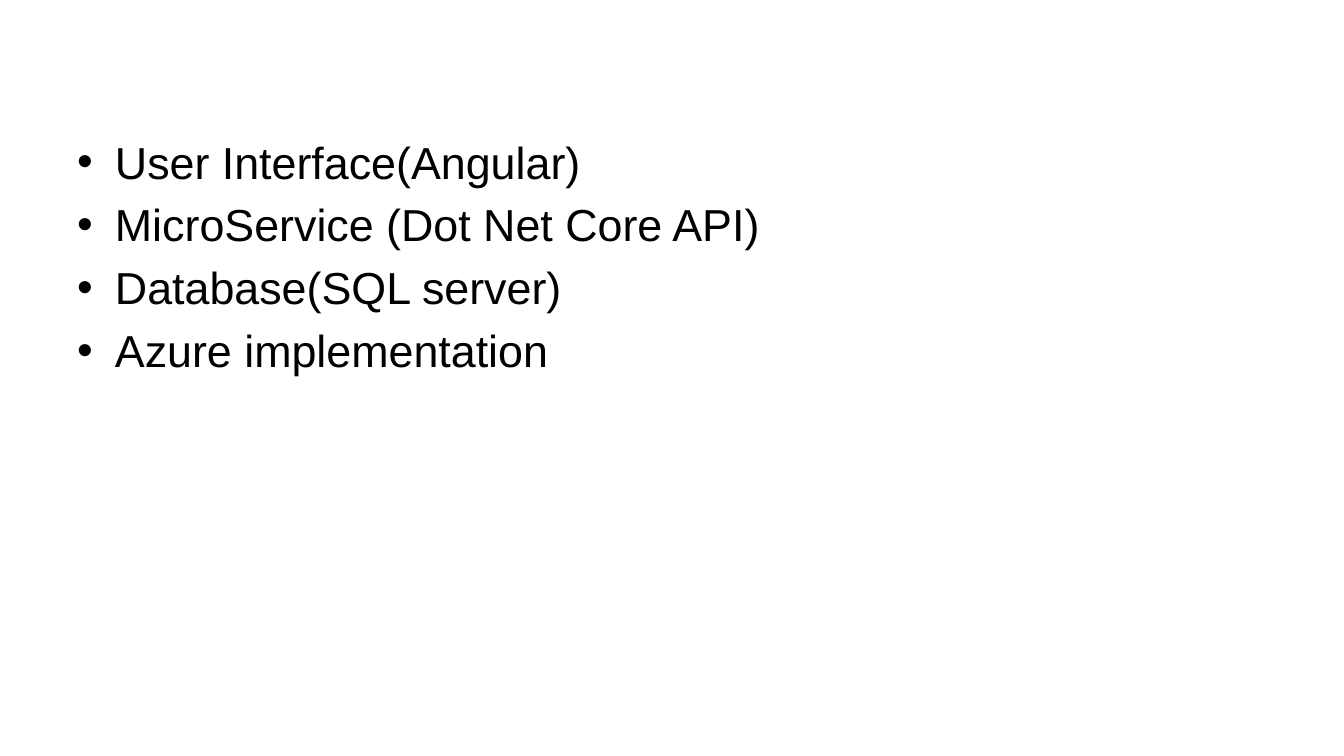
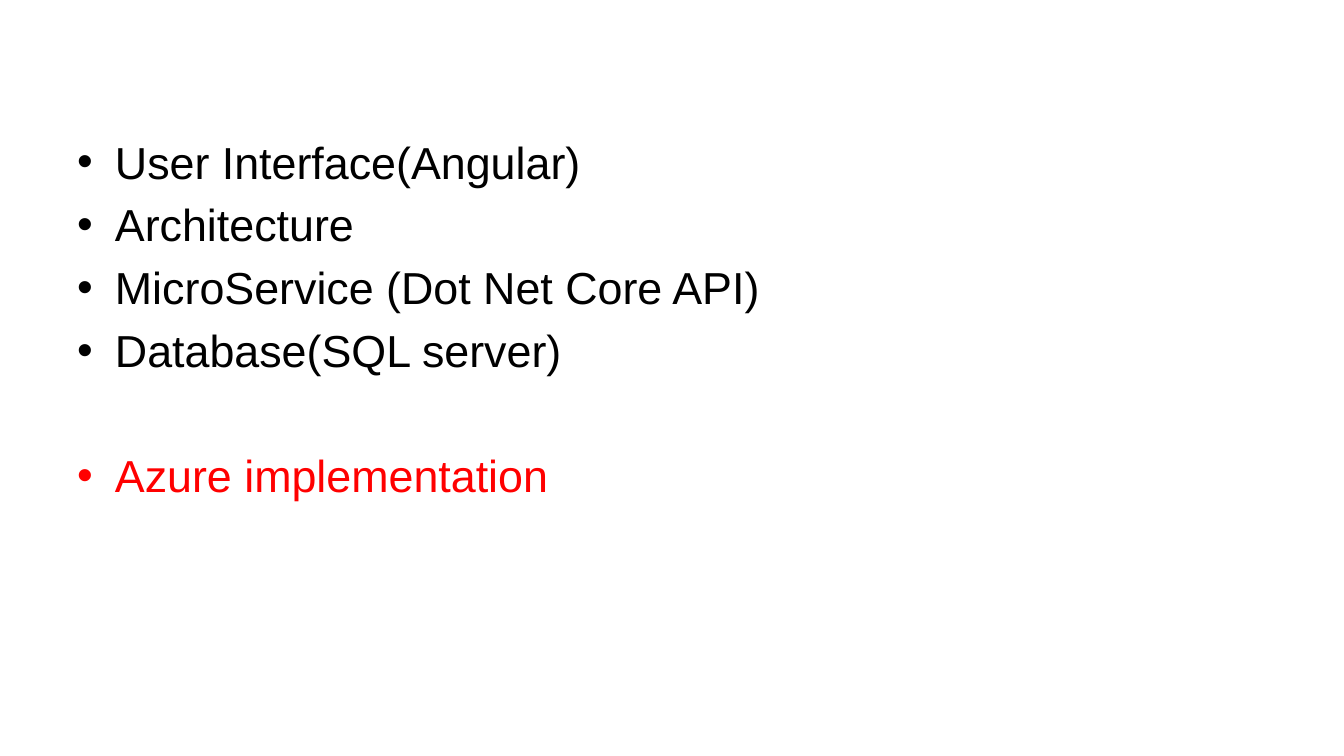
Before and after one commit to angsuman2022/HealthClaim, a slide deck: slide 2 of Healthcare Claim Submission.pptx. Drawn at 1344x756 pixels with LibreOffice and Linux fonts; fonts in the diff are those of the drawing; background and template pictures are left out. Boxes give left, top, right and bottom in pixels: in the first picture for what was removed or moved away, otherwise in the second. Text is boxed around its words. In the diff, an @@ line names an element or a change of style, - is before the commit and + after.

```diff
--- a/Healthcare Claim Submission.pptx
+++ b/Healthcare Claim Submission.pptx
@@ text at (x1=115, y1=208, x2=354, y2=242): paragraph added @@
+• Architecture
@@ text at (x1=115, y1=459, x2=548, y2=501): text colour #000000 to #FF0000 in "Azure implementation" @@
```
Also in this commit, not shown: 3 other slides changed, 3 slides added, 27 other files.
